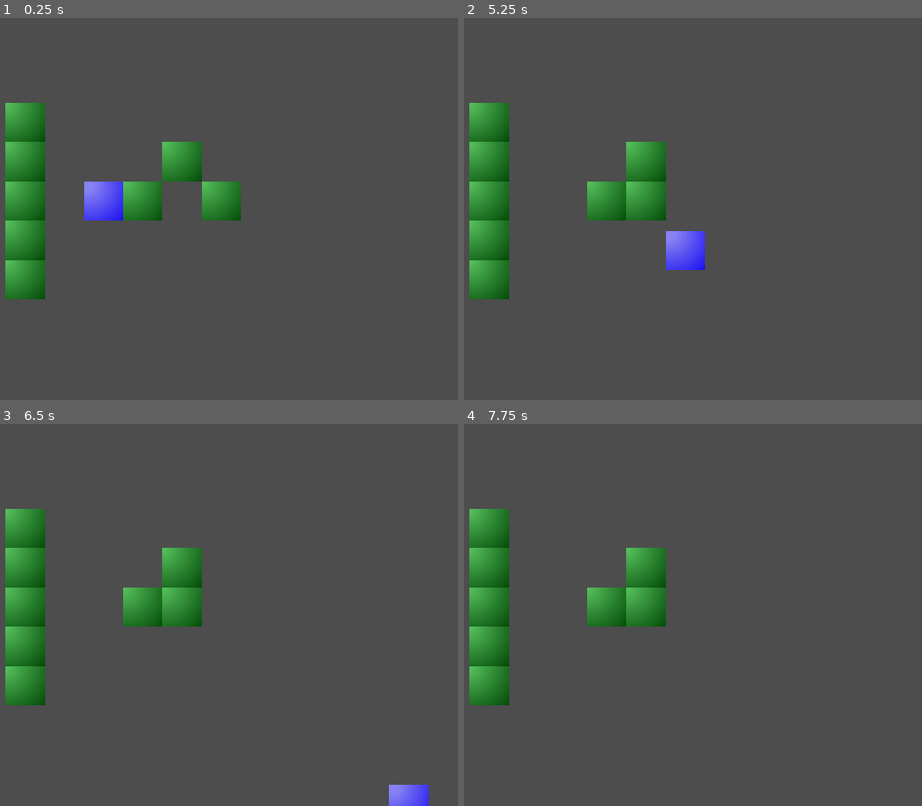
Above: before the commit, frames 1-4 (two rows, left to right).
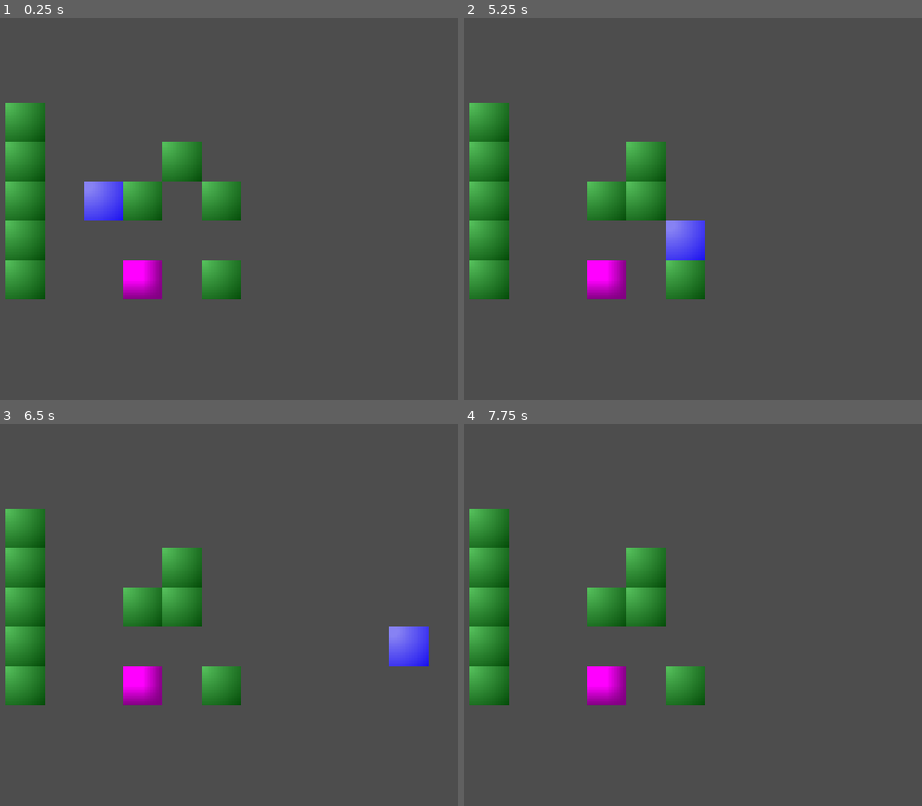
Above: after the commit, the same moments.

Repository: heavyParsnip/6t5-RunesOfRuin
Game: Godot game, scene res://testLevel.tscn
The game is run twice, just before and just after one commit, with the same random seed, the same clock (stepped at 60 frames per second) and the same inputs.
Inputs:
- Up to frame 1 (0.25 s): no input
- Up to frame 2 (5.25 s): tap Enter (cast) at 0.5, 0.6, 1.35, 2.3, 3.05, 3.6, 4.25, 4.35 s; hold D (move_right) 0.53-1.28 s; tap Space at 1.25, 5 s; hold S (move_down) 1.28-2.03 s; hold D (move_right) 2.03-2.78 s; hold 8 (selectAround) 2.03-2.78 s; hold W (move_up) 2.78-3.53 s; tap 1 (selectWind) at 2.85 s; hold A (move_left) 3.53-5.03 s; tap . (DEBUG RAYCAST) at 4.15 s; hold S (move_down) from 5.03 s (still down); hold 8 (selectAround) from 5.03 s (still down)
- Up to frame 3 (6.5 s): tap Enter (cast) at 5.3, 6.05 s; release S (move_down) at 5.78 s; release 8 (selectAround) at 5.78 s; hold D (move_right) from 5.78 s (still down); tap 1 (selectWind) at 5.85 s
- Up to frame 4 (7.75 s): release D (move_right) at 6.53 s; hold W (move_up) 6.53-7.28 s; tap Enter (cast) at 6.6, 7.35 s; hold D (move_right) from 7.28 s (still down)

The runs differ from the first frame. In frame 1, 1.7% of the frame differs, in the area x 26-53%, y 63-74%; in frame 2, 2.1%; in frame 3, 3.1%, in the area x 26-94%, y 53-100%; in frame 4, 1.7%.

Commit message:
working on switched and disappearing blocks

Diff:
--- /dev/null
+++ b/scripts/interactables/disappearing_block.gd
@@ -0,0 +1,23 @@
+class_name DisappearingBlock extends Interactable
+
+@export var connected_to : Interactable
+
+# Called when the node enters the scene tree for the first time.
+func _ready() -> void:
+	impassable = true
+
+	if connected_to:
+		connected_to.connect("activated", _on_connection_on)
+		connected_to.connect("deactivated", _on_connection_off)
+
+# Called every frame. 'delta' is the elapsed time since the previous frame.
+func _process(delta: float) -> void:
+	pass
+
+func _on_connection_on():
+	impassable = false
+	visible = false
+
+func _on_connection_off():
+	impassable = true
+	visible = true
--- /dev/null
+++ b/scripts/interactables/disappearing_block.tscn
@@ -0,0 +1,17 @@
+[gd_scene format=3 uid="uid://bdk5tp1mtqr2p"]
+
+[ext_resource type="Texture2D" uid="uid://x8tjqj5xcrds" path="res://Assets/test/green.png" id="2_oayac"]
+[ext_resource type="Script" uid="uid://bhliv3pce0wc5" path="res://scripts/interactables/disappearing_block.gd" id="3_oayac"]
+
+[sub_resource type="RectangleShape2D" id="RectangleShape2D_j8k7b"]
+size = Vector2(64, 64)
+
+[node name="DisappearingBlock" type="Area2D" unique_id=1823622871]
+collision_layer = 3
+script = ExtResource("3_oayac")
+
+[node name="CollisionShape2D" type="CollisionShape2D" parent="." unique_id=963806180]
+shape = SubResource("RectangleShape2D_j8k7b")
+
+[node name="Sprite2D" type="Sprite2D" parent="." unique_id=1074856258]
+texture = ExtResource("2_oayac")
--- a/scripts/interactables/interactable.gd
+++ b/scripts/interactables/interactable.gd
@@ -6,6 +6,7 @@
 var react_fire : bool = false
 var react_earth : bool = false
 var react_frost : bool = false
+var presses_switch : bool = false
 
 var is_moving : bool = false
 
@@ -29,7 +30,7 @@
 
 func raycast_query(direction : Vector2, range : float):
 	var space_state = get_viewport().get_world_2d().direct_space_state
-	var query = PhysicsRayQueryParameters2D.create(position, direction * (range * G.TILE_SIZE))
+	var query = PhysicsRayQueryParameters2D.create(global_position, direction * (range * G.TILE_SIZE))
 	var result = space_state.intersect_ray(query)
 
 	return result
--- a/scripts/interactables/object.tscn
+++ b/scripts/interactables/object.tscn
@@ -13,5 +13,3 @@
 [node name="Sprite2D" type="Sprite2D" parent="." unique_id=1745385999]
 scale = Vector2(64, 64)
 texture = SubResource("PlaceholderTexture2D_qn476")
-
-[node name="RayCast2D" type="RayCast2D" parent="." unique_id=1237560437]
--- a/scripts/interactables/pushablewall.gd
+++ b/scripts/interactables/pushable_wall.gd
@@ -51,8 +51,16 @@
 
 	query.exclude = [get_rid()] # don't calculate self duh
 
-	var hits:= get_world_2d().direct_space_state.intersect_ray(query)
-	return not hits.is_empty() # if it's empty we can move
+	var hits = get_world_2d().direct_space_state.intersect_ray(query).get("collider")
+
+	# need to check whether queried objects are impassable or not
+	if hits is Interactable and hits.impassable:
+		return true # get outta here!!!
+
+	# no impassables? no problem
+	return false
+
+	#return not hits.is_empty() # if it's empty we can move
 
 func push_once(dir: Vector2) -> void:
 	moving = true
--- a/scripts/interactables/pushablewall.tscn
+++ b/scripts/interactables/pushable_wall.tscn
@@ -1,6 +1,6 @@
 [gd_scene format=3 uid="uid://yb5hgwx3nse8"]
 
-[ext_resource type="Script" uid="uid://beefq3tjq4mch" path="res://scripts/interactables/pushablewall.gd" id="1_bxddq"]
+[ext_resource type="Script" uid="uid://beefq3tjq4mch" path="res://scripts/interactables/pushable_wall.gd" id="1_bxddq"]
 [ext_resource type="Texture2D" uid="uid://x8tjqj5xcrds" path="res://Assets/test/green.png" id="2_na0o8"]
 
 [sub_resource type="RectangleShape2D" id="RectangleShape2D_j8k7b"]
@@ -14,4 +14,5 @@
 shape = SubResource("RectangleShape2D_j8k7b")
 
 [node name="Sprite2D" type="Sprite2D" parent="." unique_id=1074856258]
+z_index = 1
 texture = ExtResource("2_na0o8")
--- /dev/null
+++ b/scripts/interactables/switch.gd
@@ -0,0 +1,49 @@
+class_name Switch extends Interactable
+
+#@export var impassable : bool = false
+#@export var moveable : bool = false
+#var react_wind : bool = false
+#var react_fire : bool = false
+#var react_earth : bool = false
+#var react_frost : bool = false
+
+signal activated
+signal deactivated
+
+var is_activated : bool = false
+var check_timer : Timer
+
+# Called when the node enters the scene tree for the first time.
+func _ready():
+	# timer so switches don't raycast every single frame
+	check_timer = Timer.new()
+	check_timer.wait_time = 0.3
+	check_timer.one_shot = false
+	check_timer.autostart = true
+	add_child(check_timer)
+
+	check_timer.timeout.connect(check_for_press)
+
+
+# Called every frame. 'delta' is the elapsed time since the previous frame.
+func _process(delta):
+	check_for_press()
+
+func check_for_press():
+	#var result = raycast_query(Vector2.UP, 0.1).get("collider") # this is kinda hacky but it works
+	#print(result)
+	#if result is Interactable and result.presses_switch and !is_activated:
+		#on()
+	#elif !result and is_activated:
+		#off()
+	pass
+
+func on():
+	print("on!")
+	is_activated = true
+	emit_signal("activated")
+
+func off():
+	print("off!")
+	is_activated = false
+	emit_signal("deactivated")
--- /dev/null
+++ b/scripts/interactables/switch.tscn
@@ -0,0 +1,18 @@
+[gd_scene format=3 uid="uid://caumtotjjuweb"]
+
+[ext_resource type="Script" uid="uid://cp5ybfcqkjc73" path="res://scripts/interactables/switch.gd" id="1_144xb"]
+
+[sub_resource type="RectangleShape2D" id="RectangleShape2D_qn476"]
+size = Vector2(64, 64)
+
+[sub_resource type="PlaceholderTexture2D" id="PlaceholderTexture2D_qn476"]
+
+[node name="Switch" type="Area2D" unique_id=272109281]
+script = ExtResource("1_144xb")
+
+[node name="CollisionShape2D" type="CollisionShape2D" parent="." unique_id=1901107838]
+shape = SubResource("RectangleShape2D_qn476")
+
+[node name="Sprite2D" type="Sprite2D" parent="." unique_id=1745385999]
+scale = Vector2(64, 64)
+texture = SubResource("PlaceholderTexture2D_qn476")
--- a/scripts/player/player.tscn
+++ b/scripts/player/player.tscn
@@ -16,6 +16,7 @@
 shape = SubResource("RectangleShape2D_qn476")
 
 [node name="Sprite2D" type="Sprite2D" parent="." unique_id=191664354]
+z_index = 2
 position = Vector2(-9.536743e-07, 0)
 texture = ExtResource("2_enrq2")
 
--- a/testLevel.tscn
+++ b/testLevel.tscn
@@ -2,7 +2,9 @@
 
 [ext_resource type="PackedScene" uid="uid://20p67equkyj1" path="res://scripts/player/player.tscn" id="1_8a0p6"]
 [ext_resource type="PackedScene" uid="uid://cncpag0xnkhu6" path="res://scripts/interactables/wall.tscn" id="2_vgrmv"]
-[ext_resource type="PackedScene" uid="uid://yb5hgwx3nse8" path="res://scripts/interactables/pushablewall.tscn" id="3_aldhi"]
+[ext_resource type="PackedScene" uid="uid://yb5hgwx3nse8" path="res://scripts/interactables/pushable_wall.tscn" id="3_aldhi"]
+[ext_resource type="PackedScene" uid="uid://caumtotjjuweb" path="res://scripts/interactables/switch.tscn" id="4_0uj7a"]
+[ext_resource type="PackedScene" uid="uid://bdk5tp1mtqr2p" path="res://scripts/interactables/disappearing_block.tscn" id="5_dbgv3"]
 
 [node name="root" type="Node2D" unique_id=1885997703]
 
@@ -33,3 +35,10 @@
 
 [node name="PushableWall" parent="." unique_id=741833010 instance=ExtResource("3_aldhi")]
 position = Vector2(128, -64)
+
+[node name="Switch" parent="." unique_id=272109281 instance=ExtResource("4_0uj7a")]
+position = Vector2(64, 128)
+
+[node name="DisappearingBlock" parent="." unique_id=1702338825 node_paths=PackedStringArray("connected_to") instance=ExtResource("5_dbgv3")]
+position = Vector2(192, 128)
+connected_to = NodePath("../Switch")
Not shown, added: scripts/interactables/disappearing_block.gd.uid
Renamed: scripts/interactables/pushablewall.gd.uid -> scripts/interactables/pushable_wall.gd.uid
Not shown, added: scripts/interactables/switch.gd.uid
